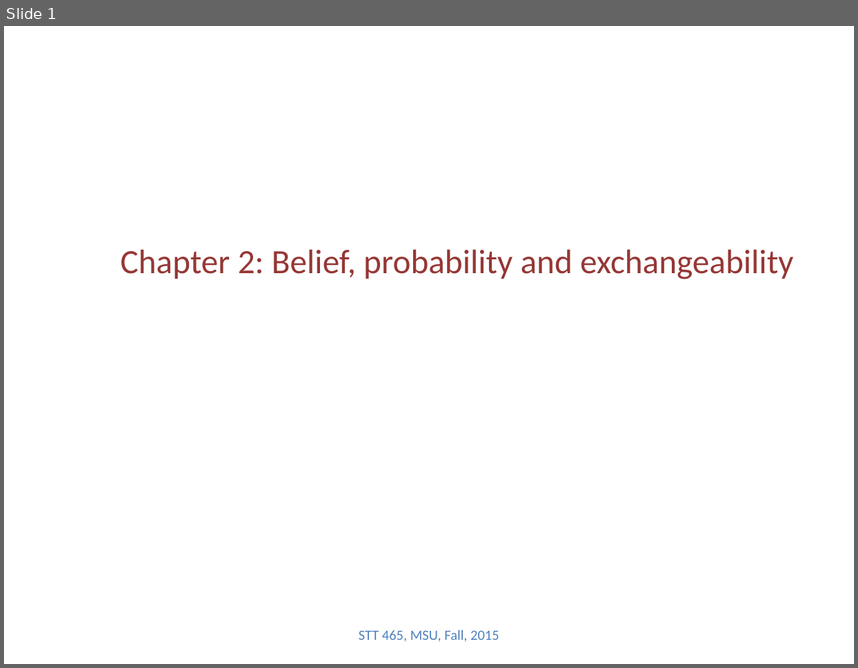
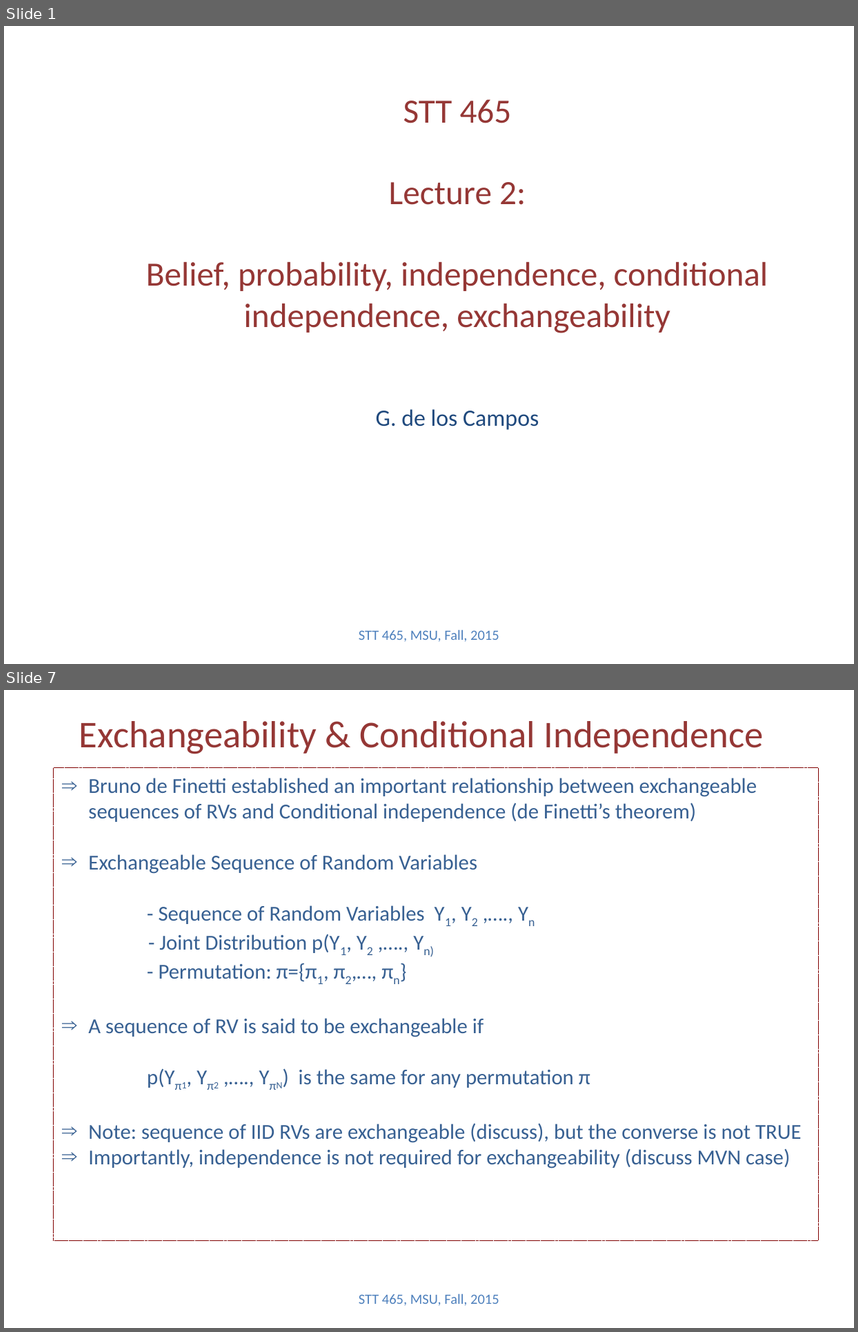
Before and after one commit to Boukos/STT465, a slide deck: STT465_2.pptx. Shown one above the other, each under a label of ours: slide 1 before the commit, slides 1 and 7 after it; the slides between them are not shown. The pictures are 858x668 and 858x1332 pixels, drawn with LibreOffice and Linux fonts; fonts in the diff are those of the drawing. Boxes give left, top, right and bottom in pixels: in the first picture for what was removed or moved away, otherwise in the second. Text is boxed around its words. In the diff, an @@ line names an element or a change of style, - is before the commit and + after.

```diff
--- a/STT465_2.pptx
+++ b/STT465_2.pptx
@@ slide 7 added at (x1=4, y1=690, x2=854, y2=1328), background #FFFFFF @@
@@ title added at (x1=79, y1=721, x2=764, y2=754), 32 pt, text #953735 @@
+Exchangeability & Conditional Independence
@@ rectangle added at (x1=53, y1=768, x2=818, y2=1240), outline #800000 0.75 pt dashed, 18 pt, text #376092 @@
+⇒ Bruno de Finetti established an important relationship between exchangeable sequences of RVs and Conditional independence (de Finetti’s theorem)
+⇒ Exchangeable Sequence of Random Variables
+- Sequence of Random Variables Y1, Y2 ,…., Yn
+- Joint Distribution p(Y1, Y2 ,…., Yn)
+- Permutation: π={π1, π2,…, πn}
+⇒ A sequence of RV is said to be exchangeable if
+p(Yπ1, Yπ2 ,…., YπN) is the same for any permutation π
+⇒ Note: sequence of IID RVs are exchangeable (discuss), but the converse is not TRUE
+⇒ Importantly, independence is not required for exchangeability (discuss MVN case)
@@ text added at (x1=359, y1=1293, x2=499, y2=1305), 12 pt, text #4F81BD @@
+STT 465, MSU, Fall, 2015
@@ slide 1 changed as well @@
@@ title at (x1=146, y1=99, x2=769, y2=430): text changed @@
-Chapter 2: Belief, probability and exchangeability
+STT 465
+Lecture 2:
+Belief, probability, independence, conditional independence, exchangeability
+G. de los Campos
```
Also in this commit, not shown: 1 other slide changed, 5 other slides added, 3 other files.
